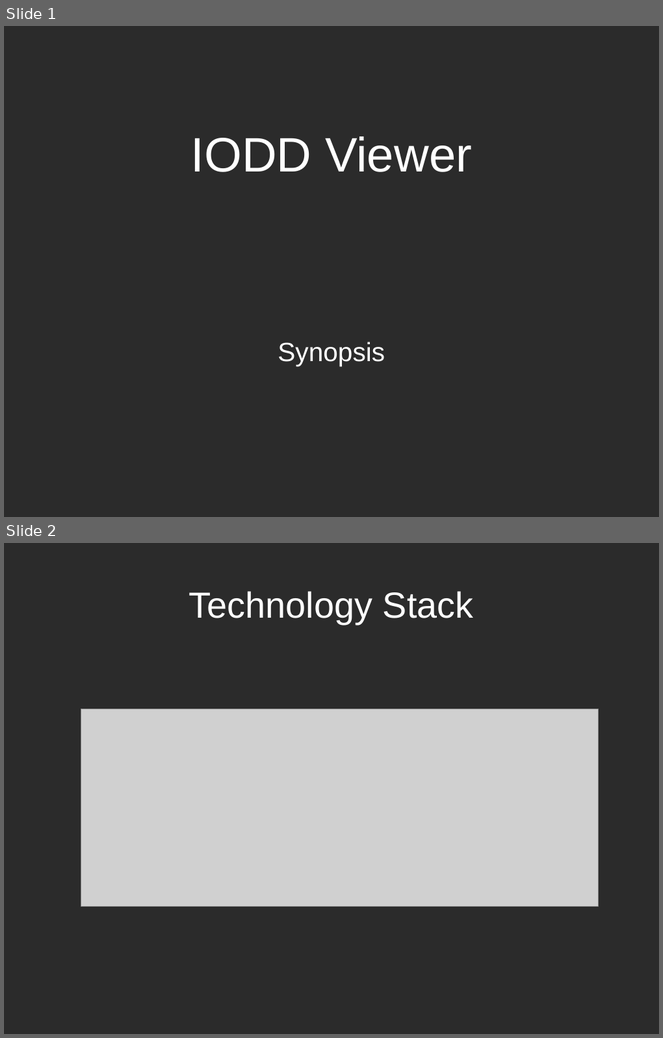
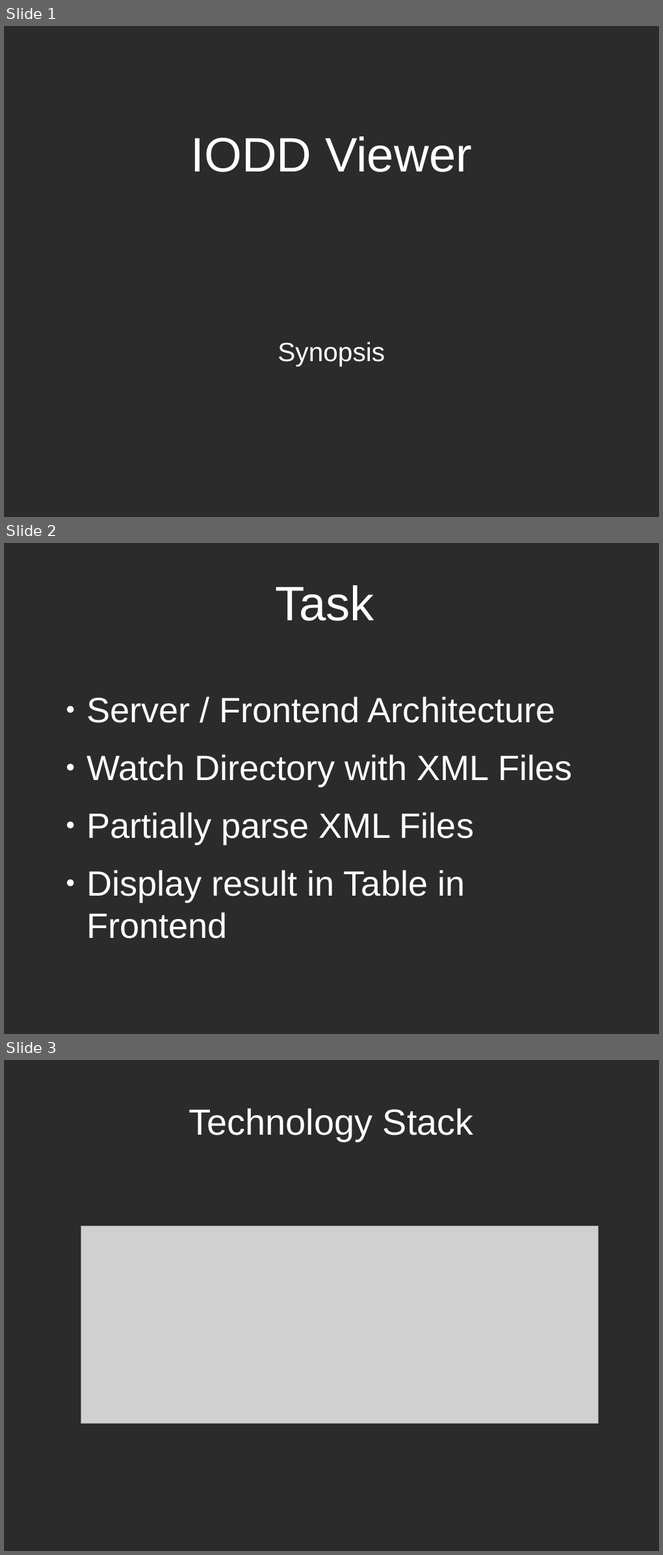
Before and after one commit to tom-mayer/ioddviewer, a slide deck: Presentation.odp. Shown one above the other, each under a label of ours: slides 1 and 2 before the commit, slides 1, 2 and 3 after it. The pictures are 663x1038 and 663x1555 pixels, drawn with LibreOffice and Linux fonts; fonts in the diff are those of the drawing; grey boxes stand for pictures; background and template pictures are left out; a plain dark background stands for a picture behind light text. Boxes give left, top, right and bottom in pixels: in the first picture for what was removed or moved away, otherwise in the second. Text is boxed around its words. In the diff, an @@ line names an element or a change of style, - is before the commit and + after.

Commit message:
chnaged presentatio

```diff
--- a/Presentation.odp
+++ b/Presentation.odp
@@ slide 2 added at (4,543,659,1034), background picture (left out) @@
@@ title added at (275,585,374,621), 58.6 pt, text #FFFFFF @@
+Task
@@ text added at (87,696,572,939), 42.6 pt, text #FFFFFF @@
+● Server / Frontend Architecture
+● Watch Directory with XML Files
+● Partially parse XML Files
+● Display result in Table in
+  Frontend
@@ what was slide 2 is now slide 3 @@
```
